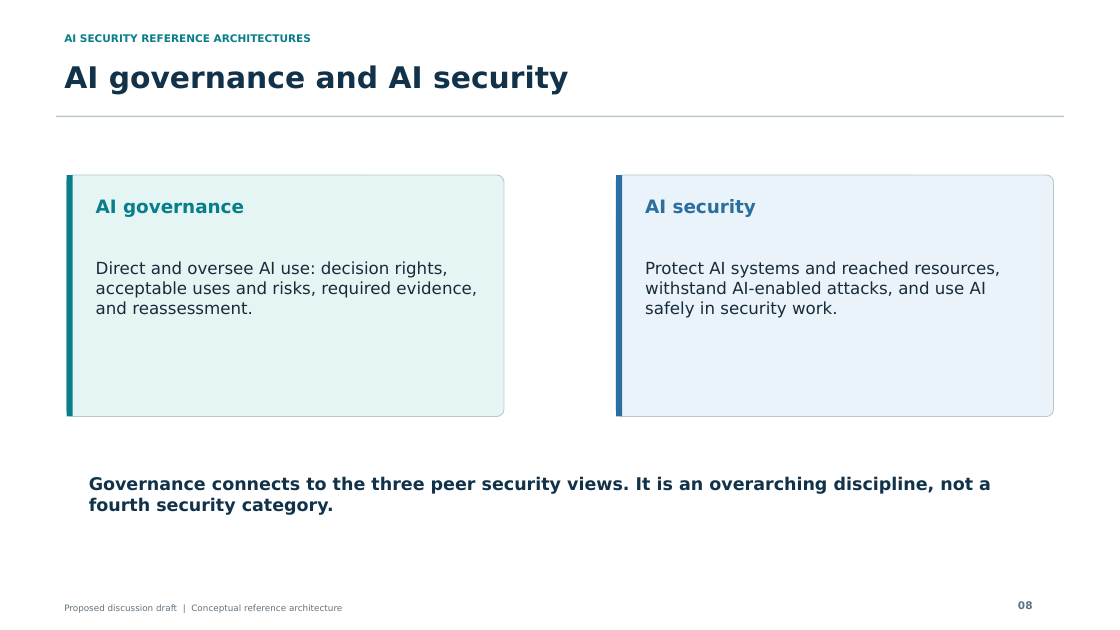
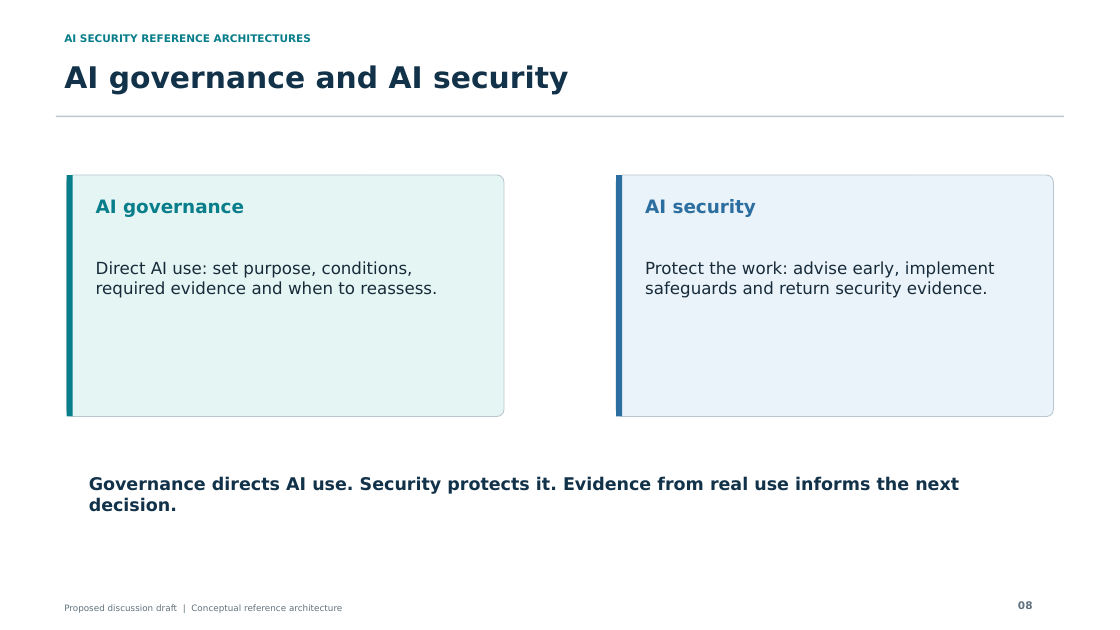
Before and after one commit to jessepike/ai-security-reference-architectures, a slide deck: slide 8 of public/downloads/ai-security-reference-architectures.pptx. Drawn at 1120x630 pixels with LibreOffice and Linux fonts; fonts in the diff are those of the drawing. Boxes give left, top, right and bottom in pixels: in the first picture for what was removed or moved away, otherwise in the second. Text is boxed around its words. In the diff, an @@ line names an element or a change of style, - is before the commit and + after.

Commit message:
feat: integrate governance into the AI security story

```diff
--- a/public/downloads/ai-security-reference-architectures.pptx
+++ b/public/downloads/ai-security-reference-architectures.pptx
@@ text at <box>96,261,437,298</box>: text changed @@
-Direct and oversee AI use: decision rights, acceptable uses and risks, required evidence, and reassessment.
+Direct AI use: set purpose, conditions, required evidence and when to reassess.
@@ text at <box>645,261,995,298</box>: text changed @@
-Protect AI systems and reached resources, withstand AI-enabled attacks, and use AI safely in security work.
+Protect the work: advise early, implement safeguards and return security evidence.
@@ text at <box>89,476,959,512</box>: text changed @@
-Governance connects to the three peer security views. It is an overarching discipline, not a fourth security category.
+Governance directs AI use. Security protects it. Evidence from real use informs the next decision.
```
Also in this commit, not shown: 17 other slides changed, 23 other files.
